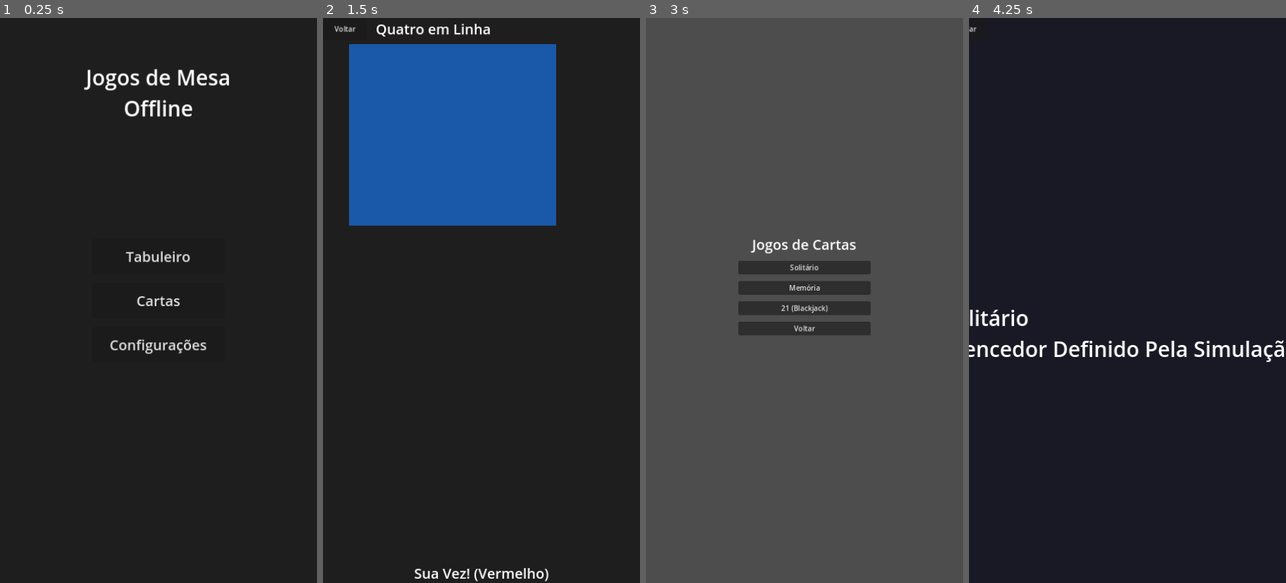
Above: before the commit, frames 1-4 (left to right).
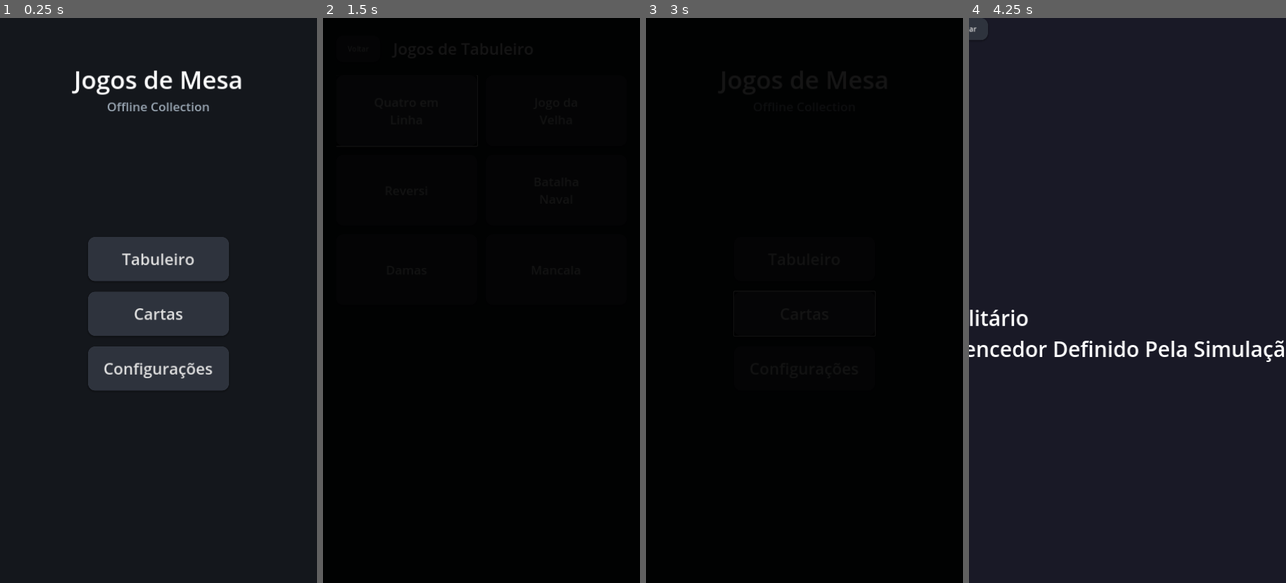
Above: after the commit, the same moments.

Repository: ricasolucoes/PlayTable
Game: Godot game, scene res://core/telas/MainMenu.tscn
The game is run twice, just before and just after one commit, with the same random seed, the same clock (stepped at 60 frames per second) and the same inputs.
Inputs:
- Up to frame 1 (0.25 s): no input
- Up to frame 2 (1.5 s): click "Tabuleiro" at 0.5 s; click "Quatro em Linha" at 1.25 s
- Up to frame 3 (3 s): click "Voltar" at 2 s; click "Cartas" at 2.75 s
- Up to frame 4 (4.25 s): click "Solitário" at 3.5 s

The runs differ from the first frame. In frame 1, 12% of the frame differs, in the area x 22-77%, y 9-66%; in frame 2, 99%; in frame 3, 100%, in the area x 0-100%, y 0-100%; in frame 4, 0.2%.

Commit message:
feat(ui): premium dark theme, grid layouts, and transitions

Diff:
--- a/core/navegacao/SceneManager.gd
+++ b/core/navegacao/SceneManager.gd
@@ -1,16 +1,31 @@
 extends Node
 
+var overlay: ColorRect
+
+func _ready():
+	var canvas = CanvasLayer.new()
+	canvas.layer = 100
+	add_child(canvas)
+
+	overlay = ColorRect.new()
+	overlay.color = Color(0, 0, 0, 0)
+	overlay.set_anchors_preset(Control.PRESET_FULL_RECT)
+	overlay.mouse_filter = Control.MOUSE_FILTER_IGNORE
+	canvas.add_child(overlay)
+
 func goto_scene(path: String):
-	# Call deferred to safely load during idle time
-	call_deferred("_deferred_goto_scene", path)
+	overlay.mouse_filter = Control.MOUSE_FILTER_STOP
+	var tween = get_tree().create_tween()
+	tween.tween_property(overlay, "color:a", 1.0, 0.2)
+	tween.tween_callback(_deferred_goto_scene.bind(path))
+	tween.tween_property(overlay, "color:a", 0.0, 0.2)
+	tween.tween_callback(func(): overlay.mouse_filter = Control.MOUSE_FILTER_IGNORE)
 
 func _deferred_goto_scene(path: String):
-	# Remove current scene
 	var current_scene = get_tree().current_scene
 	if current_scene:
 		current_scene.free()
 
-	# Load new scene
 	var next_scene = ResourceLoader.load(path)
 	if next_scene:
 		var instance = next_scene.instantiate()
--- a/core/telas/MainMenu.tscn
+++ b/core/telas/MainMenu.tscn
@@ -18,7 +18,7 @@
 anchor_bottom = 1.0
 grow_horizontal = 2
 grow_vertical = 2
-color = Color(0.117647, 0.117647, 0.117647, 1)
+color = Color(0.08, 0.09, 0.11, 1)
 
 [node name="Title" type="Label" parent="."]
 layout_mode = 1
@@ -27,9 +27,20 @@
 offset_top = 100.0
 offset_bottom = 167.0
 grow_horizontal = 2
-theme_override_font_sizes/font_size = 48
-text = "Jogos de Mesa
-Offline"
+theme_override_font_sizes/font_size = 56
+text = "Jogos de Mesa"
+horizontal_alignment = 1
+
+[node name="Subtitle" type="Label" parent="."]
+layout_mode = 1
+anchors_preset = 10
+anchor_right = 1.0
+offset_top = 180.0
+offset_bottom = 220.0
+grow_horizontal = 2
+theme_override_colors/font_color = Color(0.6, 0.65, 0.7, 1)
+theme_override_font_sizes/font_size = 28
+text = "Offline Collection"
 horizontal_alignment = 1
 
 [node name="VBoxContainer" type="VBoxContainer" parent="."]
@@ -39,30 +50,30 @@
 anchor_top = 0.5
 anchor_right = 0.5
 anchor_bottom = 0.5
-offset_left = -150.0
+offset_left = -160.0
 offset_top = -100.0
-offset_right = 150.0
-offset_bottom = 100.0
+offset_right = 160.0
+offset_bottom = 160.0
 grow_horizontal = 2
 grow_vertical = 2
-theme_override_constants/separation = 20
+theme_override_constants/separation = 24
 
 [node name="BtnTabuleiro" type="Button" parent="VBoxContainer"]
-custom_minimum_size = Vector2(0, 80)
+custom_minimum_size = Vector2(0, 100)
 layout_mode = 2
-theme_override_font_sizes/font_size = 32
+theme_override_font_sizes/font_size = 36
 text = "Tabuleiro"
 
 [node name="BtnCartas" type="Button" parent="VBoxContainer"]
-custom_minimum_size = Vector2(0, 80)
+custom_minimum_size = Vector2(0, 100)
 layout_mode = 2
-theme_override_font_sizes/font_size = 32
+theme_override_font_sizes/font_size = 36
 text = "Cartas"
 
 [node name="BtnConfig" type="Button" parent="VBoxContainer"]
-custom_minimum_size = Vector2(0, 80)
+custom_minimum_size = Vector2(0, 100)
 layout_mode = 2
-theme_override_font_sizes/font_size = 32
+theme_override_font_sizes/font_size = 36
 text = "Configurações"
 
 [connection signal="pressed" from="VBoxContainer/BtnTabuleiro" to="." method="_on_btn_tabuleiro_pressed"]
--- a/core/telas/MenuCartas.tscn
+++ b/core/telas/MenuCartas.tscn
@@ -11,44 +11,76 @@
 grow_vertical = 2
 script = ExtResource("1_script")
 
+[node name="Background" type="ColorRect" parent="."]
+layout_mode = 1
+anchors_preset = 15
+anchor_right = 1.0
+anchor_bottom = 1.0
+color = Color(0.08, 0.09, 0.11, 1)
+
 [node name="VBoxContainer" type="VBoxContainer" parent="."]
 layout_mode = 1
-anchors_preset = 8
-anchor_left = 0.5
-anchor_top = 0.5
-anchor_right = 0.5
-anchor_bottom = 0.5
-offset_left = -150.0
-offset_top = -150.0
-offset_right = 150.0
-offset_bottom = 150.0
+anchors_preset = 15
+anchor_right = 1.0
+anchor_bottom = 1.0
+offset_left = 30.0
+offset_top = 40.0
+offset_right = -30.0
+offset_bottom = -40.0
 grow_horizontal = 2
 grow_vertical = 2
-theme_override_constants/separation = 15
+theme_override_constants/separation = 30
 
-[node name="Label" type="Label" parent="VBoxContainer"]
+[node name="TopBar" type="HBoxContainer" parent="VBoxContainer"]
 layout_mode = 2
-theme_override_font_sizes/font_size = 32
-text = "Jogos de Cartas"
-horizontal_alignment = 1
+theme_override_constants/separation = 20
 
-[node name="BtnSolitario" type="Button" parent="VBoxContainer"]
-layout_mode = 2
-text = "Solitário"
-
-[node name="BtnMemoria" type="Button" parent="VBoxContainer"]
-layout_mode = 2
-text = "Memória"
-
-[node name="Btn21" type="Button" parent="VBoxContainer"]
-layout_mode = 2
-text = "21 (Blackjack)"
-
-[node name="BtnVoltar" type="Button" parent="VBoxContainer"]
+[node name="BtnVoltar" type="Button" parent="VBoxContainer/TopBar"]
+custom_minimum_size = Vector2(100, 60)
 layout_mode = 2
 text = "Voltar"
 
-[connection signal="pressed" from="VBoxContainer/BtnSolitario" to="." method="_on_btn_solitario_pressed"]
-[connection signal="pressed" from="VBoxContainer/BtnMemoria" to="." method="_on_btn_memoria_pressed"]
-[connection signal="pressed" from="VBoxContainer/Btn21" to="." method="_on_btn_21_pressed"]
-[connection signal="pressed" from="VBoxContainer/BtnVoltar" to="." method="_on_btn_voltar_pressed"]
+[node name="Title" type="Label" parent="VBoxContainer/TopBar"]
+layout_mode = 2
+theme_override_font_sizes/font_size = 36
+text = " Jogos de Cartas"
+vertical_alignment = 1
+
+[node name="ScrollContainer" type="ScrollContainer" parent="VBoxContainer"]
+layout_mode = 2
+size_flags_vertical = 3
+horizontal_scroll_mode = 0
+
+[node name="GridContainer" type="GridContainer" parent="VBoxContainer/ScrollContainer"]
+layout_mode = 2
+size_flags_horizontal = 3
+theme_override_constants/h_separation = 20
+theme_override_constants/v_separation = 20
+columns = 2
+
+[node name="BtnMemoria" type="Button" parent="VBoxContainer/ScrollContainer/GridContainer"]
+custom_minimum_size = Vector2(0, 160)
+layout_mode = 2
+size_flags_horizontal = 3
+theme_override_font_sizes/font_size = 28
+text = "Memória"
+
+[node name="BtnSolitario" type="Button" parent="VBoxContainer/ScrollContainer/GridContainer"]
+custom_minimum_size = Vector2(0, 160)
+layout_mode = 2
+size_flags_horizontal = 3
+theme_override_font_sizes/font_size = 28
+text = "Solitário"
+
+[node name="Btn21" type="Button" parent="VBoxContainer/ScrollContainer/GridContainer"]
+custom_minimum_size = Vector2(0, 160)
+layout_mode = 2
+size_flags_horizontal = 3
+theme_override_font_sizes/font_size = 28
+text = "21
+(Blackjack)"
+
+[connection signal="pressed" from="VBoxContainer/TopBar/BtnVoltar" to="." method="_on_btn_voltar_pressed"]
+[connection signal="pressed" from="VBoxContainer/ScrollContainer/GridContainer/BtnMemoria" to="." method="_on_btn_memoria_pressed"]
+[connection signal="pressed" from="VBoxContainer/ScrollContainer/GridContainer/BtnSolitario" to="." method="_on_btn_solitario_pressed"]
+[connection signal="pressed" from="VBoxContainer/ScrollContainer/GridContainer/Btn21" to="." method="_on_btn_21_pressed"]
--- a/core/telas/MenuTabuleiro.tscn
+++ b/core/telas/MenuTabuleiro.tscn
@@ -11,59 +11,102 @@
 grow_vertical = 2
 script = ExtResource("1_script")
 
+[node name="Background" type="ColorRect" parent="."]
+layout_mode = 1
+anchors_preset = 15
+anchor_right = 1.0
+anchor_bottom = 1.0
+color = Color(0.08, 0.09, 0.11, 1)
+
 [node name="VBoxContainer" type="VBoxContainer" parent="."]
 layout_mode = 1
-anchors_preset = 8
-anchor_left = 0.5
-anchor_top = 0.5
-anchor_right = 0.5
-anchor_bottom = 0.5
-offset_left = -150.0
-offset_top = -200.0
-offset_right = 150.0
-offset_bottom = 200.0
+anchors_preset = 15
+anchor_right = 1.0
+anchor_bottom = 1.0
+offset_left = 30.0
+offset_top = 40.0
+offset_right = -30.0
+offset_bottom = -40.0
 grow_horizontal = 2
 grow_vertical = 2
-theme_override_constants/separation = 15
+theme_override_constants/separation = 30
 
-[node name="Label" type="Label" parent="VBoxContainer"]
+[node name="TopBar" type="HBoxContainer" parent="VBoxContainer"]
 layout_mode = 2
-theme_override_font_sizes/font_size = 32
-text = "Jogos de Tabuleiro"
-horizontal_alignment = 1
+theme_override_constants/separation = 20
 
-[node name="BtnC4" type="Button" parent="VBoxContainer"]
-layout_mode = 2
-text = "Quatro em Linha"
-
-[node name="BtnReversi" type="Button" parent="VBoxContainer"]
-layout_mode = 2
-text = "Reversi"
-
-[node name="BtnBatalha" type="Button" parent="VBoxContainer"]
-layout_mode = 2
-text = "Batalha Naval"
-
-[node name="BtnDamas" type="Button" parent="VBoxContainer"]
-layout_mode = 2
-text = "Damas"
-
-[node name="BtnMancala" type="Button" parent="VBoxContainer"]
-layout_mode = 2
-text = "Mancala"
-
-[node name="BtnVelha" type="Button" parent="VBoxContainer"]
-layout_mode = 2
-text = "Jogo da Velha"
-
-[node name="BtnVoltar" type="Button" parent="VBoxContainer"]
+[node name="BtnVoltar" type="Button" parent="VBoxContainer/TopBar"]
+custom_minimum_size = Vector2(100, 60)
 layout_mode = 2
 text = "Voltar"
 
-[connection signal="pressed" from="VBoxContainer/BtnC4" to="." method="_on_btn_c4_pressed"]
-[connection signal="pressed" from="VBoxContainer/BtnReversi" to="." method="_on_btn_reversi_pressed"]
-[connection signal="pressed" from="VBoxContainer/BtnBatalha" to="." method="_on_btn_batalha_pressed"]
-[connection signal="pressed" from="VBoxContainer/BtnDamas" to="." method="_on_btn_damas_pressed"]
-[connection signal="pressed" from="VBoxContainer/BtnMancala" to="." method="_on_btn_mancala_pressed"]
-[connection signal="pressed" from="VBoxContainer/BtnVelha" to="." method="_on_btn_velha_pressed"]
-[connection signal="pressed" from="VBoxContainer/BtnVoltar" to="." method="_on_btn_voltar_pressed"]
+[node name="Title" type="Label" parent="VBoxContainer/TopBar"]
+layout_mode = 2
+theme_override_font_sizes/font_size = 36
+text = " Jogos de Tabuleiro"
+vertical_alignment = 1
+
+[node name="ScrollContainer" type="ScrollContainer" parent="VBoxContainer"]
+layout_mode = 2
+size_flags_vertical = 3
+horizontal_scroll_mode = 0
+
+[node name="GridContainer" type="GridContainer" parent="VBoxContainer/ScrollContainer"]
+layout_mode = 2
+size_flags_horizontal = 3
+theme_override_constants/h_separation = 20
+theme_override_constants/v_separation = 20
+columns = 2
+
+[node name="BtnC4" type="Button" parent="VBoxContainer/ScrollContainer/GridContainer"]
+custom_minimum_size = Vector2(0, 160)
+layout_mode = 2
+size_flags_horizontal = 3
+theme_override_font_sizes/font_size = 28
+text = "Quatro em
+Linha"
+
+[node name="BtnVelha" type="Button" parent="VBoxContainer/ScrollContainer/GridContainer"]
+custom_minimum_size = Vector2(0, 160)
+layout_mode = 2
+size_flags_horizontal = 3
+theme_override_font_sizes/font_size = 28
+text = "Jogo da
+Velha"
+
+[node name="BtnReversi" type="Button" parent="VBoxContainer/ScrollContainer/GridContainer"]
+custom_minimum_size = Vector2(0, 160)
+layout_mode = 2
+size_flags_horizontal = 3
+theme_override_font_sizes/font_size = 28
+text = "Reversi"
+
+[node name="BtnBatalha" type="Button" parent="VBoxContainer/ScrollContainer/GridContainer"]
+custom_minimum_size = Vector2(0, 160)
+layout_mode = 2
+size_flags_horizontal = 3
+theme_override_font_sizes/font_size = 28
+text = "Batalha
+Naval"
+
+[node name="BtnDamas" type="Button" parent="VBoxContainer/ScrollContainer/GridContainer"]
+custom_minimum_size = Vector2(0, 160)
+layout_mode = 2
+size_flags_horizontal = 3
+theme_override_font_sizes/font_size = 28
+text = "Damas"
+
+[node name="BtnMancala" type="Button" parent="VBoxContainer/ScrollContainer/GridContainer"]
+custom_minimum_size = Vector2(0, 160)
+layout_mode = 2
+size_flags_horizontal = 3
+theme_override_font_sizes/font_size = 28
+text = "Mancala"
+
+[connection signal="pressed" from="VBoxContainer/TopBar/BtnVoltar" to="." method="_on_btn_voltar_pressed"]
+[connection signal="pressed" from="VBoxContainer/ScrollContainer/GridContainer/BtnC4" to="." method="_on_btn_c4_pressed"]
+[connection signal="pressed" from="VBoxContainer/ScrollContainer/GridContainer/BtnVelha" to="." method="_on_btn_velha_pressed"]
+[connection signal="pressed" from="VBoxContainer/ScrollContainer/GridContainer/BtnReversi" to="." method="_on_btn_reversi_pressed"]
+[connection signal="pressed" from="VBoxContainer/ScrollContainer/GridContainer/BtnBatalha" to="." method="_on_btn_batalha_pressed"]
+[connection signal="pressed" from="VBoxContainer/ScrollContainer/GridContainer/BtnDamas" to="." method="_on_btn_damas_pressed"]
+[connection signal="pressed" from="VBoxContainer/ScrollContainer/GridContainer/BtnMancala" to="." method="_on_btn_mancala_pressed"]
--- a/games/jogo_da_velha/TicTacToeGame.tscn
+++ b/games/jogo_da_velha/TicTacToeGame.tscn
@@ -23,6 +23,12 @@
 anchors_preset = 15
 anchor_right = 1.0
 anchor_bottom = 1.0
+offset_left = 20.0
+offset_top = 40.0
+offset_right = -20.0
+offset_bottom = -40.0
+grow_horizontal = 2
+grow_vertical = 2
 theme_override_constants/separation = 40
 
 [node name="TopBar" type="HBoxContainer" parent="VBoxContainer"]
--- a/games/memoria/MemoryGame.tscn
+++ b/games/memoria/MemoryGame.tscn
@@ -23,6 +23,10 @@
 anchors_preset = 15
 anchor_right = 1.0
 anchor_bottom = 1.0
+offset_left = 20.0
+offset_top = 40.0
+offset_right = -20.0
+offset_bottom = -40.0
 theme_override_constants/separation = 20
 
 [node name="TopBar" type="HBoxContainer" parent="VBoxContainer"]
--- a/games/quatro_em_linha/ConnectFourGame.tscn
+++ b/games/quatro_em_linha/ConnectFourGame.tscn
@@ -35,6 +35,10 @@
 anchors_preset = 15
 anchor_right = 1.0
 anchor_bottom = 1.0
+offset_left = 20.0
+offset_top = 40.0
+offset_right = -20.0
+offset_bottom = -40.0
 grow_horizontal = 2
 grow_vertical = 2
 
--- a/project.godot
+++ b/project.godot
@@ -14,6 +14,9 @@
 config/description="Uma coleção open source de jogos de tabuleiro e cartas offline."
 run/main_scene="res://core/telas/MainMenu.tscn"
 config/features=PackedStringArray("4.3", "Mobile")
+[gui]
+
+theme/custom="res://shared/theme/MainTheme.tres"
 
 [autoload]
 
--- /dev/null
+++ b/shared/theme/MainTheme.tres
@@ -0,0 +1,37 @@
+[gd_resource type="Theme" load_steps=4 format=3 uid="uid://cxq6a87e8qf1b"]
+
+[sub_resource type="StyleBoxFlat" id="StyleBoxFlat_hover"]
+bg_color = Color(0.239216, 0.258824, 0.301961, 1)
+corner_radius_top_left = 16
+corner_radius_top_right = 16
+corner_radius_bottom_right = 16
+corner_radius_bottom_left = 16
+shadow_color = Color(0, 0, 0, 0.3)
+shadow_size = 8
+shadow_offset = Vector2(0, 4)
+
+[sub_resource type="StyleBoxFlat" id="StyleBoxFlat_normal"]
+bg_color = Color(0.180392, 0.2, 0.239216, 1)
+corner_radius_top_left = 16
+corner_radius_top_right = 16
+corner_radius_bottom_right = 16
+corner_radius_bottom_left = 16
+shadow_color = Color(0, 0, 0, 0.2)
+shadow_size = 4
+shadow_offset = Vector2(0, 2)
+
+[sub_resource type="StyleBoxFlat" id="StyleBoxFlat_pressed"]
+bg_color = Color(0.141176, 0.156863, 0.188235, 1)
+corner_radius_top_left = 16
+corner_radius_top_right = 16
+corner_radius_bottom_right = 16
+corner_radius_bottom_left = 16
+shadow_color = Color(0, 0, 0, 0.1)
+shadow_size = 2
+shadow_offset = Vector2(0, 1)
+
+[resource]
+Button/styles/hover = SubResource("StyleBoxFlat_hover")
+Button/styles/normal = SubResource("StyleBoxFlat_normal")
+Button/styles/pressed = SubResource("StyleBoxFlat_pressed")
+PanelContainer/styles/panel = SubResource("StyleBoxFlat_normal")
